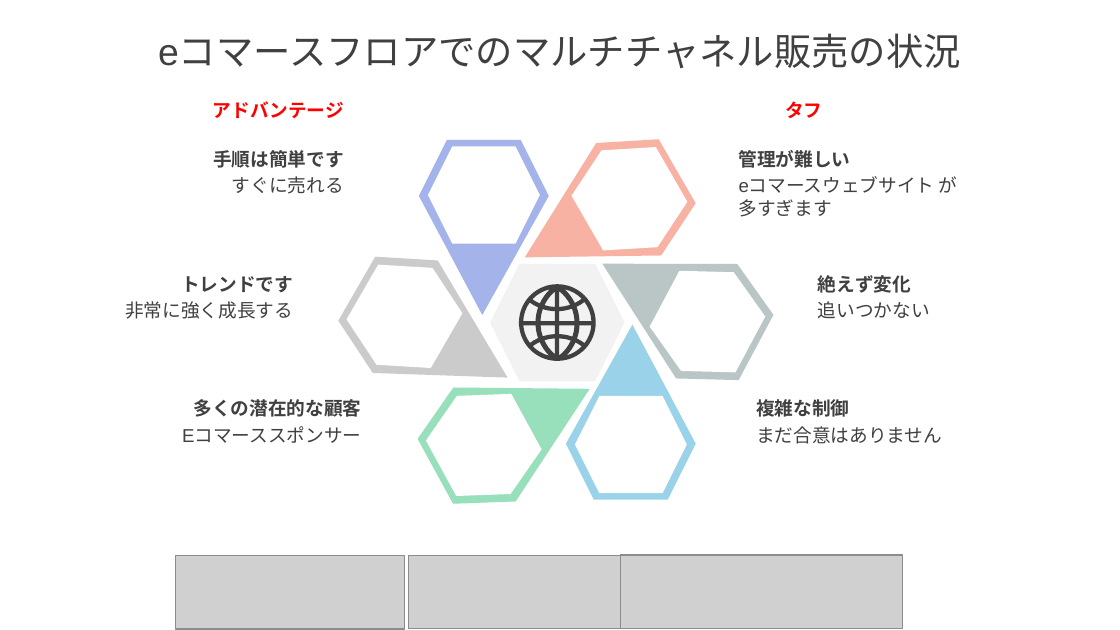
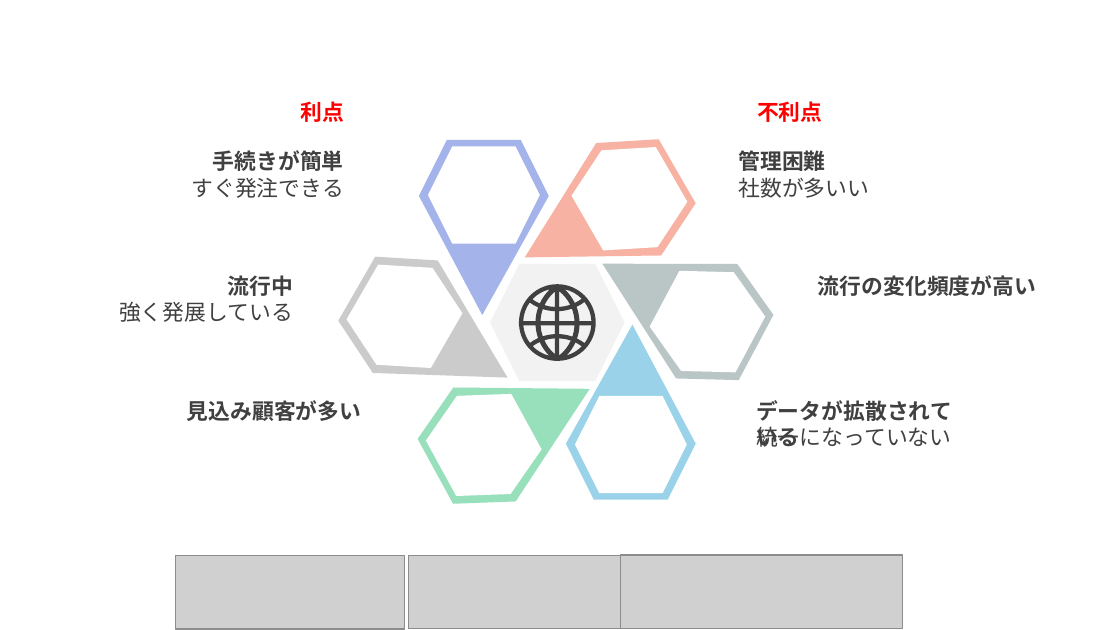
Before and after one commit to phamkhanhminhman/doan-laravel, a slide deck: slide 4 of Slide-Japanese.pptx. Drawn at 1120x630 pixels with LibreOffice and Linux fonts; fonts in the diff are those of the drawing; grey boxes stand for pictures; background and template pictures are left out. Boxes give left, top, right and bottom in pixels: in the first picture for what was removed or moved away, otherwise in the second. Text is boxed around its words. In the diff, an @@ line names an element or a change of style, - is before the commit and + after.

```diff
--- a/Slide-Japanese.pptx
+++ b/Slide-Japanese.pptx
@@ text removed at box(158, 36, 961, 68) @@
-eコマースフロアでのマルチチャネル販売の状況
@@ text at box(300, 101, 344, 122): text changed; size 12 to 14 pt @@
-アドバンテージ
+利点
@@ text at box(757, 101, 822, 122): text changed; size 12 to 14 pt @@
-タフ
+不利点
@@ text at box(739, 147, 826, 175): text changed; size 12 to 14 pt @@
-管理が難しい
+管理困難
@@ text at box(192, 178, 344, 198): text changed; size 12 to 14 pt @@
-すぐに売れる
+すぐ発注できる
@@ text at box(213, 150, 344, 171): text changed; size 12 to 14 pt @@
-手順は簡単です
+手続きが簡単
@@ text at box(739, 177, 870, 198): text changed; size 12 to 14 pt @@
-eコマースウェブサイト が多すぎます
+社数が多いい
@@ text at box(228, 275, 293, 296): text changed; size 12 to 14 pt @@
-トレンドです
+流行中
@@ text at box(818, 275, 1036, 296): text changed; size 12 to 14 pt @@
-絶えず変化
+流行の変化頻度が高い
@@ text at box(119, 302, 293, 322): text changed; size 12 to 14 pt @@
-非常に強く成長する
+強く発展している
@@ text removed at box(818, 301, 930, 318) @@
-追いつかない
@@ text at box(187, 400, 361, 421): text changed; size 12 to 14 pt @@
-多くの潜在的な顧客
+見込み顧客が多い
@@ text at box(756, 400, 952, 447): text changed; size 12 to 14 pt @@
-複雑な制御
+データが拡散されている
@@ text removed at box(182, 428, 361, 443) @@
-Eコマーススポンサー
@@ text at box(756, 426, 951, 447): text changed; size 12 to 14 pt @@
-まだ合意はありません
+統一になっていない
```
Also in this commit, not shown: 12 other slides changed, 7 slides added, 7 slides removed, 10 other files.
